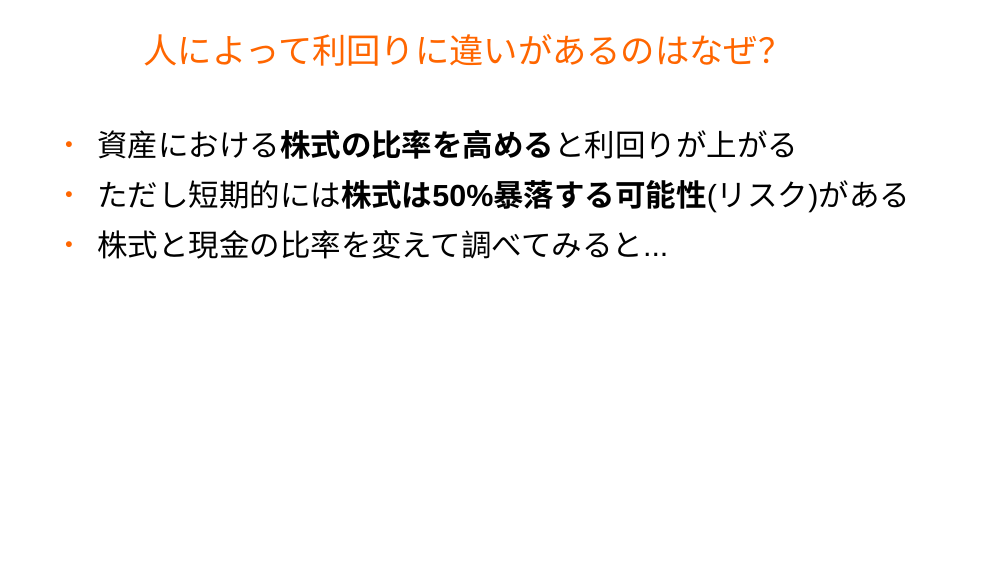
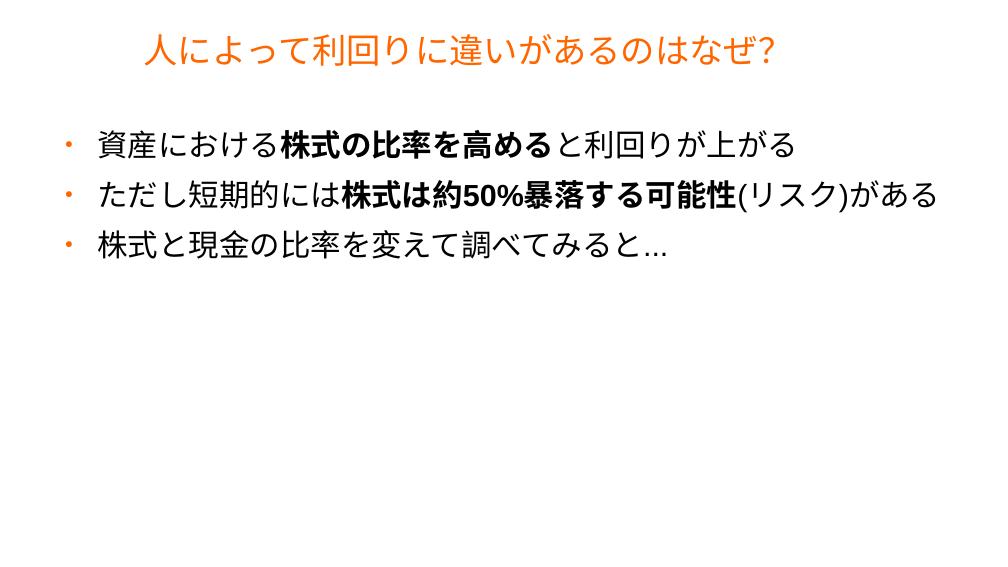
Before and after one commit to master-q/masterq-docs, a slide deck: slide 32 of presentations/20231126-invest_report/20231126-invest_report.odp (slide 28 before the commit). Drawn at 1008x567 pixels with LibreOffice and Linux fonts; fonts in the diff are those of the drawing; background and template pictures are left out. Boxes give left, top, right and bottom in pixels: in the first picture for what was removed or moved away, otherwise in the second. Text is boxed around its words. In the diff, an @@ line names an element or a change of style, - is before the commit and + after.

```diff
--- a/presentations/20231126-invest_report/20231126-invest_report.odp
+++ b/presentations/20231126-invest_report/20231126-invest_report.odp
@@ text at (97,180,940,213): text changed @@
-● ただし短期的には株式は50%暴落する可能性(リスク)がある
+● ただし短期的には株式は約50%暴落する可能性(リスク)がある
```
Also in this commit, not shown: 2 other slides changed, 4 slides added.
